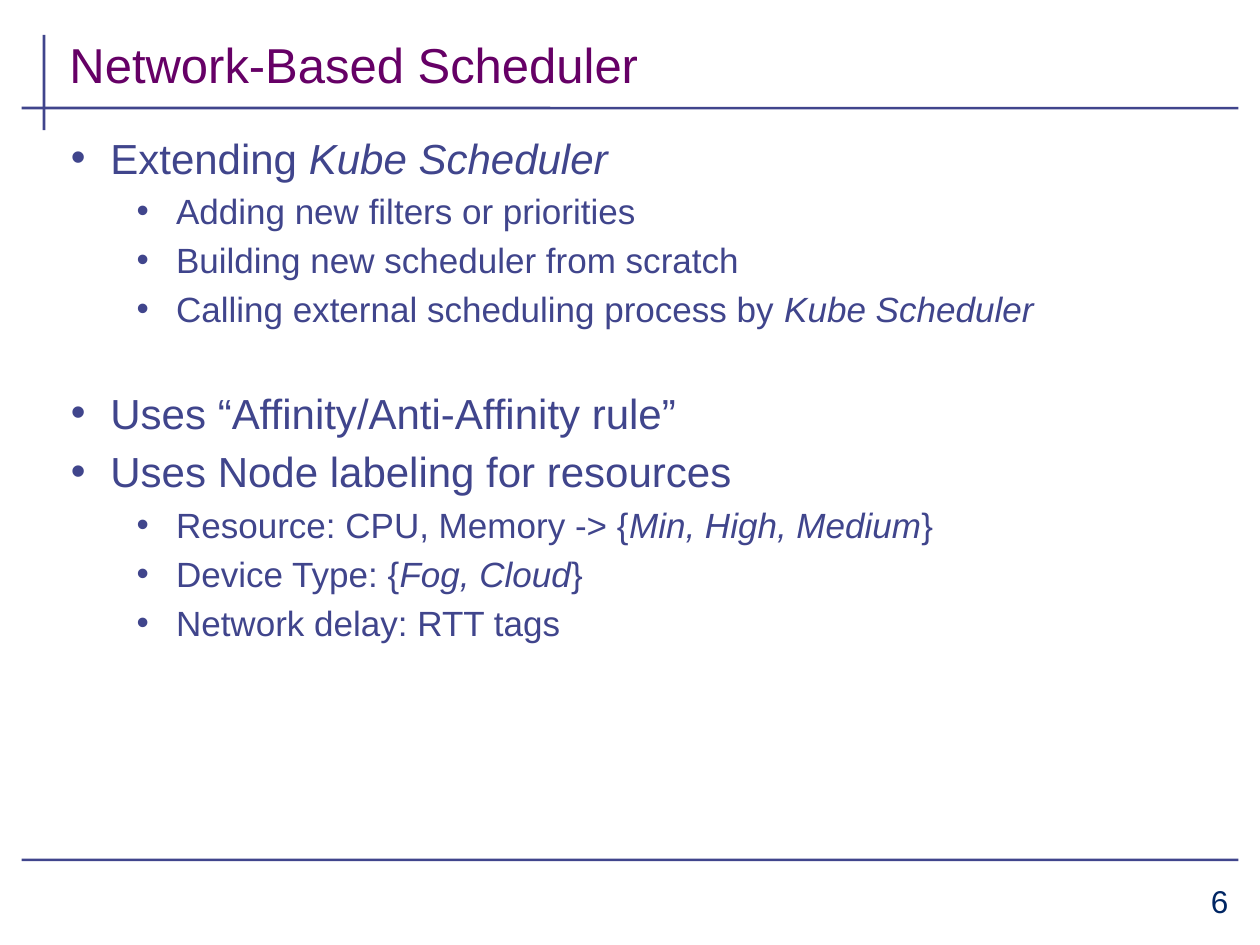
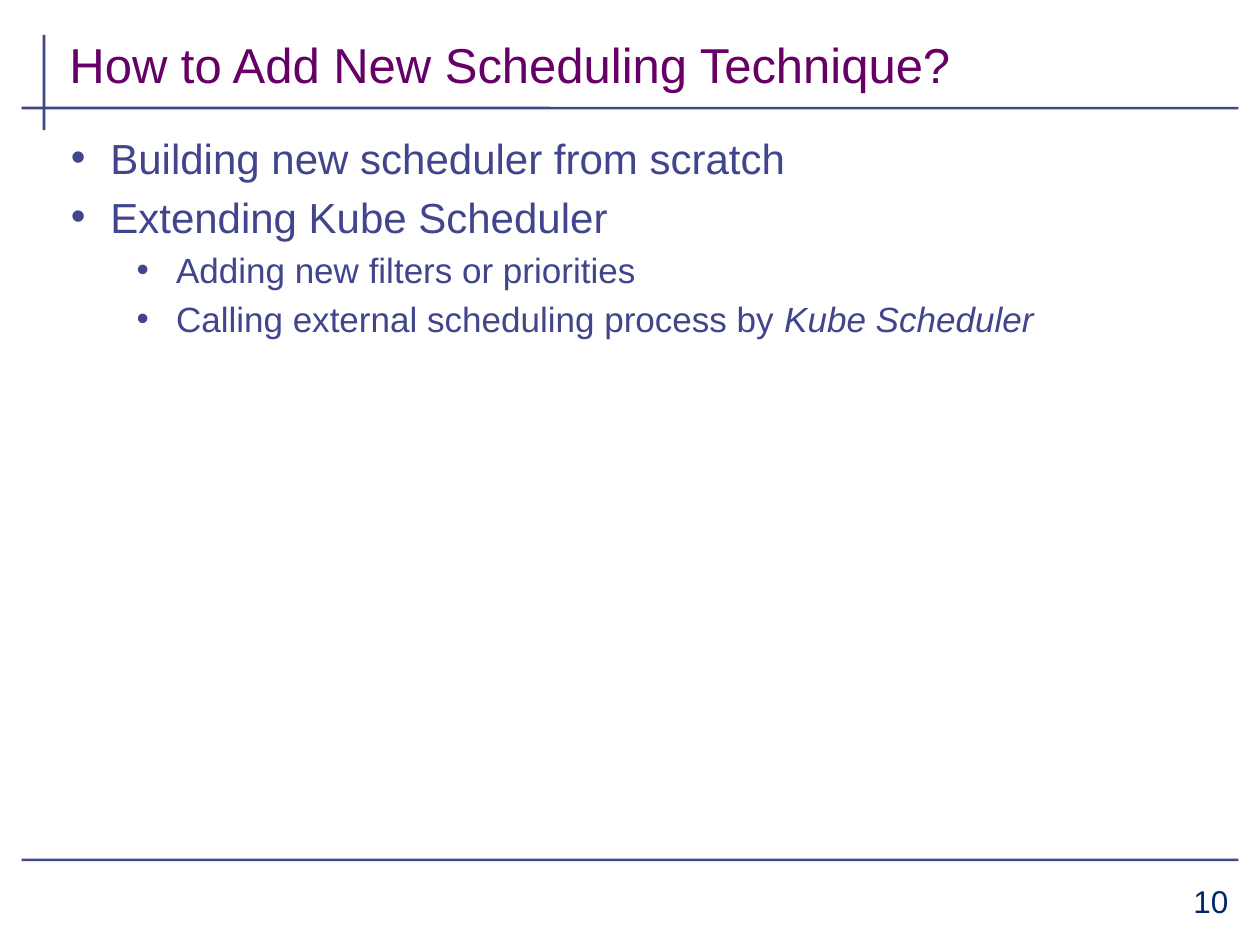
Before and after one commit to aahad91/Seminar-MLCN, a slide deck: slide 10 of Final_submission/presentation_draft.pptx (slide 6 before the commit). Drawn at 1260x945 pixels with LibreOffice and Linux fonts; fonts in the diff are those of the drawing; background and template pictures are left out. Boxes give left, top, right and bottom in pixels: in the first picture for what was removed or moved away, otherwise in the second. Text is boxed around its words. In the diff, an @@ line names an element or a change of style, - is before the commit and + after.

Commit message:
added changes

```diff
--- a/Final_submission/presentation_draft.pptx
+++ b/Final_submission/presentation_draft.pptx
@@ title at (x1=69, y1=47, x2=950, y2=93): text changed @@
-Network-Based Scheduler
+How to Add New Scheduling Technique?
@@ text at (x1=110, y1=143, x2=785, y2=182): paragraph added @@
+• Building new scheduler from scratch
@@ text at (x1=110, y1=202, x2=607, y2=241): italic off in "Kube Scheduler" @@
@@ text at (x1=176, y1=247, x2=739, y2=280): paragraph removed @@
-  • Building new scheduler from scratch
@@ text at (x1=110, y1=398, x2=933, y2=643): paragraphs removed @@
-• Uses “Affinity/Anti-Affinity rule”
-• Uses Node labeling for resources
-  • Resource: CPU, Memory -> {Min, High, Medium}
-  • Device Type: {Fog, Cloud}
-  • Network delay: RTT tags
@@ page number at (x1=1193, y1=891, x2=1228, y2=914): text changed @@
-6
+10
```
Also in this commit, not shown: 7 other slides changed, 7 slides added, 1 slide removed.
